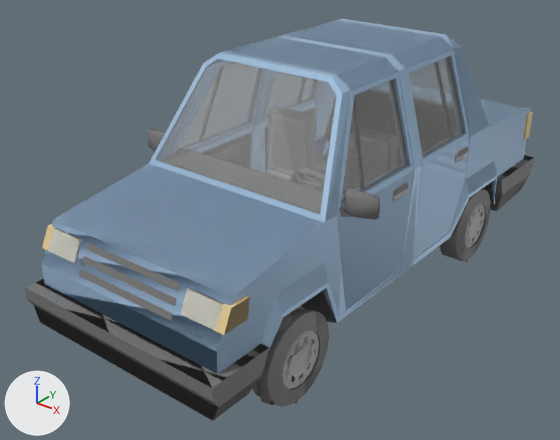
What one commit did to the glTF model assets/autos/sedan.glb.
Before and after are seen from a camera (50 mm lens) standing at (3.21, -4.57, 3.26) and looking at (-0.17, -0.33, 0.63). Arrows for +X, +Y and +Z are at lower left; the lights stay in place. The first picture is the older version. Vertices at exactly the same position are counted once.

Names of what the first picture shows: 'romp', 'ver', 'wiel_al', 'wiel_vl'.
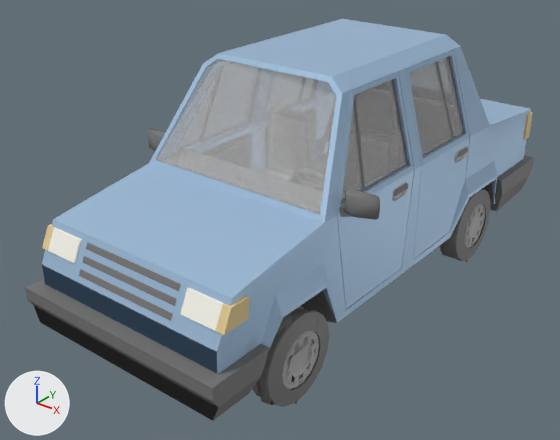
Where the newer file only moved an object's origin or applied its transform, the numbers keep the older frame.

The edits, one by one:
me_brake_lights_brake_lights_0 is used by ob_romp; location (0.705, 1.119, 0.319).
me_brake_lights_brake_lights_0 had 2320 vertices, 2923 faces and spanned x -1.72..0.31, y -3.29..1.06, z -0.32..1.62.
me_brake_lights_brake_lights_0 now has 2277 vertices, 2923 faces and spans x -1.72..0.31, y -3.29..1.06, z -0.32..1.62.
me_brake_lights_brake_lights_0 part 1: 2 vertices moved within x -0.7, y -0.1, z 0.63; 41 vertices removed from x -1.55..0.14, y -3.15..0.97, z 0.05..1.59; 4 vertices added at x -1.43..-0.17, y -2.01..-0.2, z 0.35..1.02.
Other edits to the shape of me_brake_lights_brake_lights_0 do not show in these pictures.

Location of each change, (x1, y1, x2, y2) in pixels of the pictures (560 x 440 px):
part 1 of me_brake_lights_brake_lights_0, reshaped
    before: (48, 148, 421, 314)
    after: (177, 121, 399, 180)
